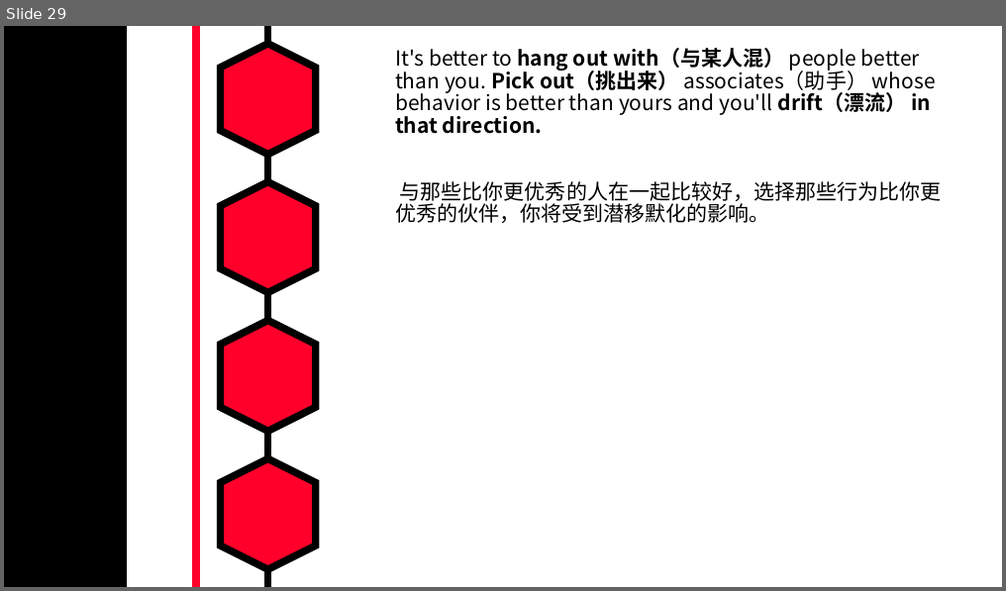
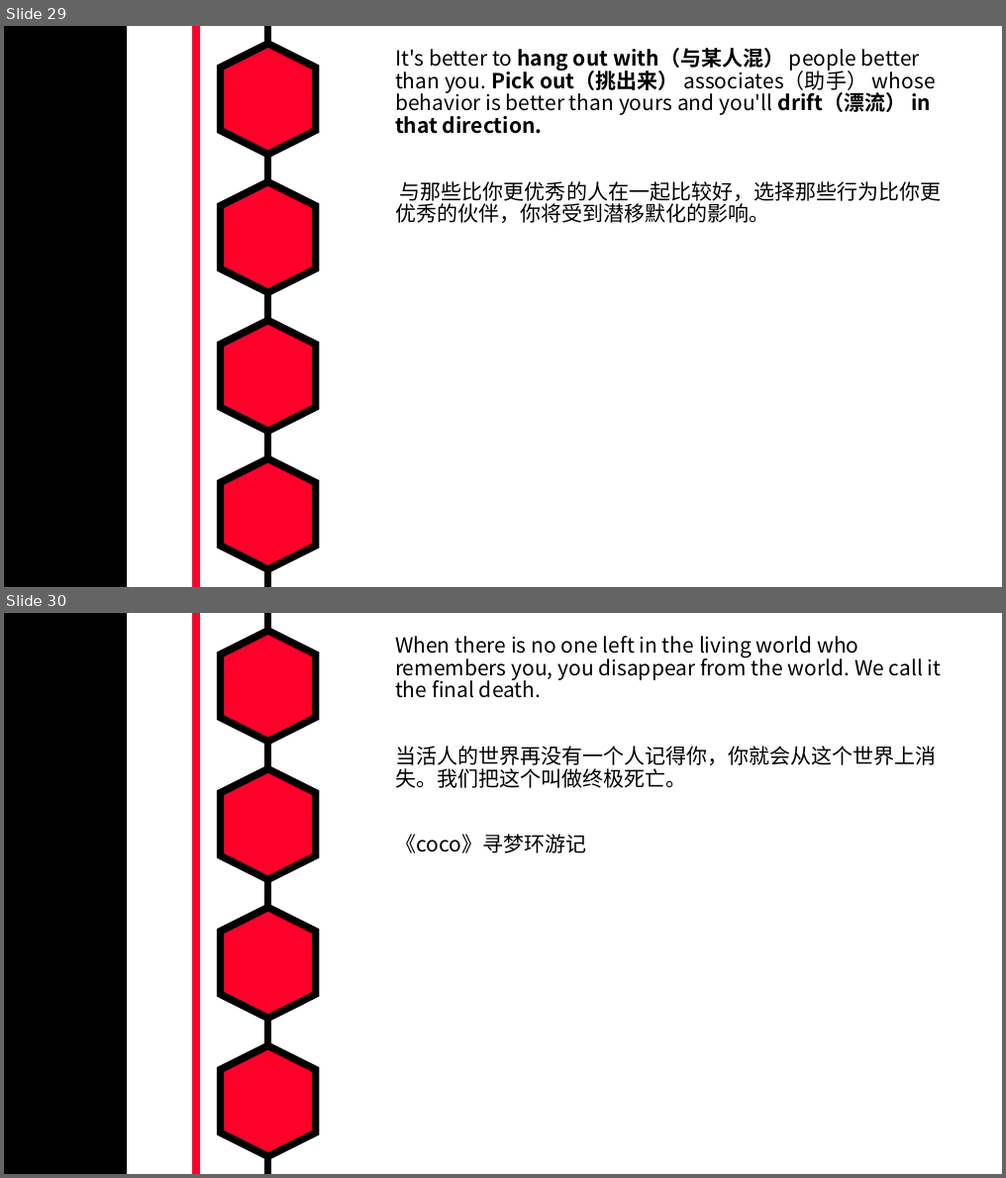
Before and after one commit to MarkShen1992/PPT-template, a slide deck: morning reading/iridescent english sentenses.pptx. Shown one above the other, each under a label of ours: slide 29 before the commit, slides 29 and 30 after it. The pictures are 1006x591 and 1006x1178 pixels, drawn with LibreOffice and Linux fonts; fonts in the diff are those of the drawing. Boxes give left, top, right and bottom in pixels: in the first picture for what was removed or moved away, otherwise in the second. Text is boxed around its words. In the diff, an @@ line names an element or a change of style, - is before the commit and + after.

Commit message:
add a sentence

```diff
--- a/morning reading/iridescent english sentenses.pptx
+++ b/morning reading/iridescent english sentenses.pptx
@@ slide 30 added at (4, 613, 1002, 1174), background #FFFFFF; not listed: 7 template elements that a slide beside it also shows @@
@@ text added at (395, 636, 942, 854), 20 pt, text #000000 @@
+When there is no one left in the living world who remembers you, you disappear from the world. We call it the final death.
+当活人的世界再没有一个人记得你，你就会从这个世界上消失。我们把这个叫做终极死亡。
+《coco》寻梦环游记
```
